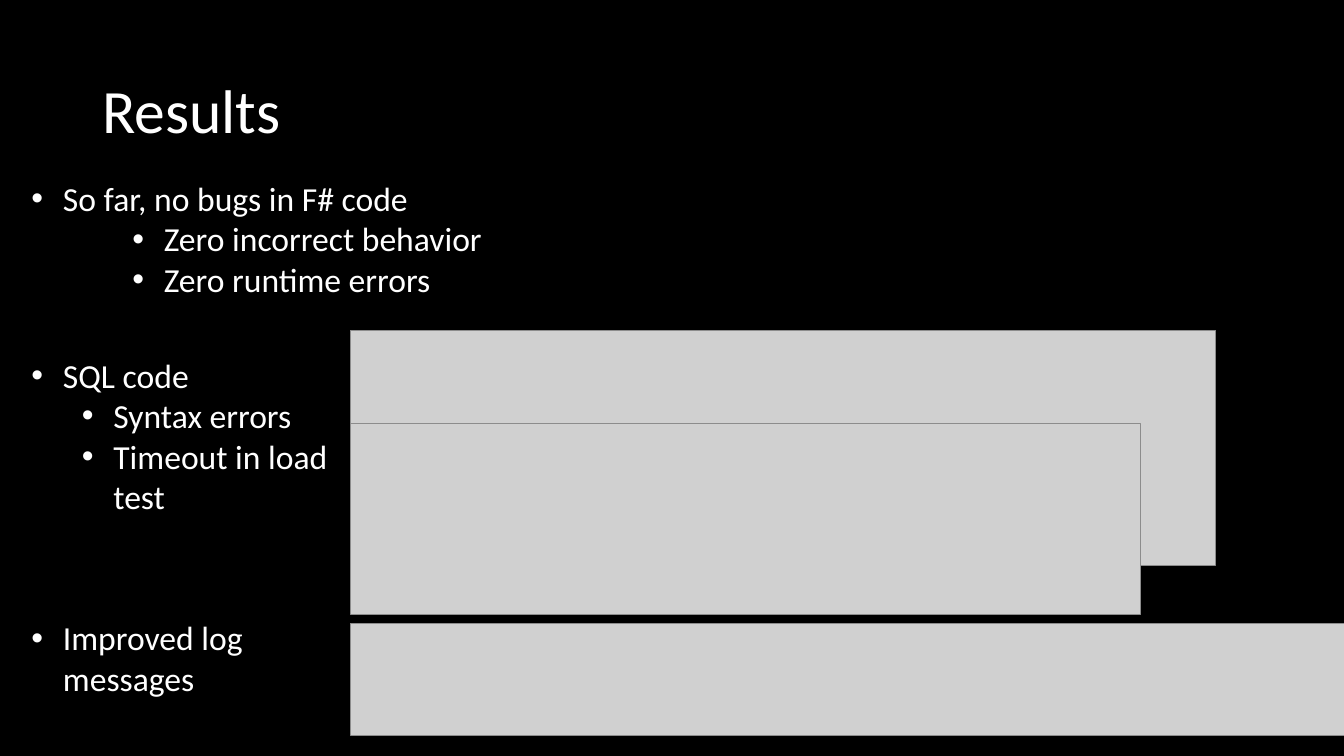
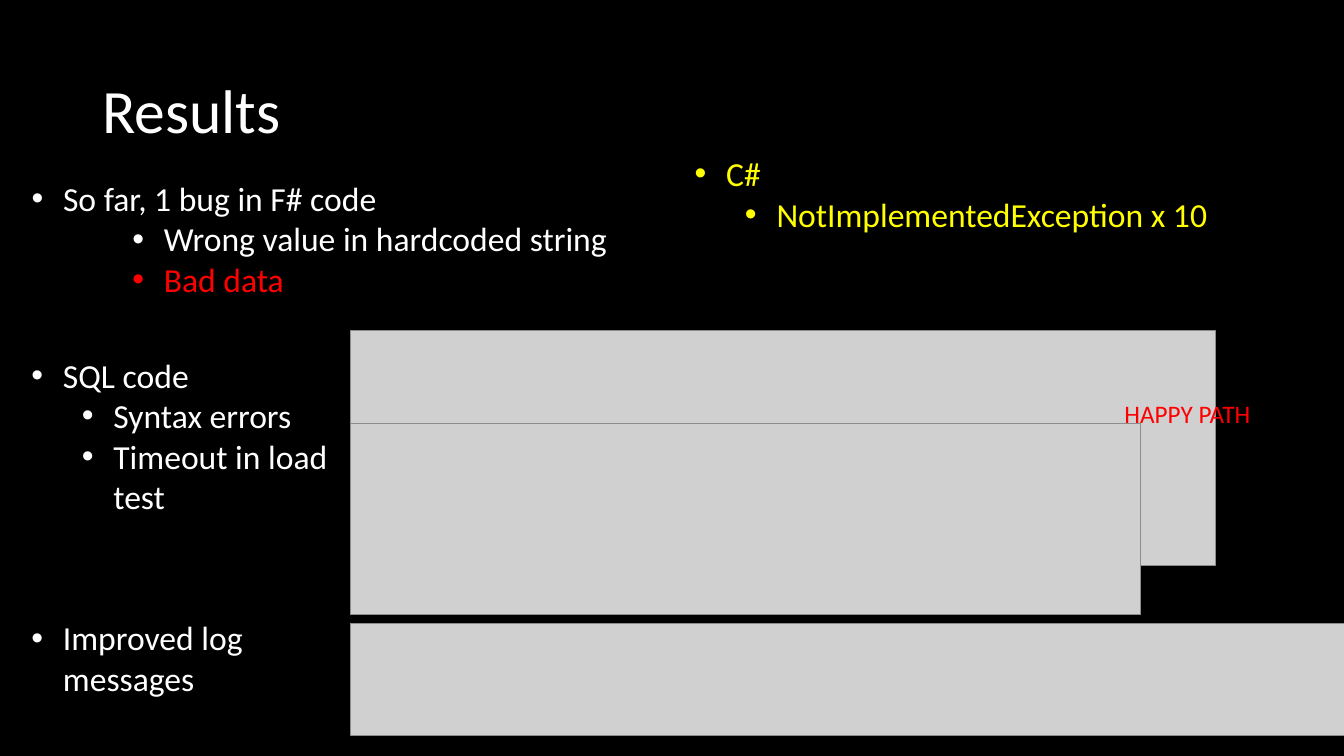
Before and after one commit to jaydpather/FSharpETLDemo, a slide deck: slide 8 of presentations/FSharpETLDemo.pptx (slide 7 before the commit). Drawn at 1344x756 pixels with LibreOffice and Linux fonts; fonts in the diff are those of the drawing; grey boxes stand for pictures. Boxes give left, top, right and bottom in pixels: in the first picture for what was removed or moved away, otherwise in the second. Text is boxed around its words. In the diff, an @@ line names an element or a change of style, - is before the commit and + after.

```diff
--- a/presentations/FSharpETLDemo.pptx
+++ b/presentations/FSharpETLDemo.pptx
@@ text added at box(726, 163, 1207, 233), 24 pt, text #FFFF00 @@
+• C#
+  • NotImplementedException x 10
@@ text at box(63, 187, 607, 293): text changed @@
-• So far, no bugs in F# code
-    • Zero incorrect behavior
-    • Zero runtime errors
+• So far, 1 bug in F# code
+    • Wrong value in hardcoded string
+    • Bad data
@@ text added at box(1124, 403, 1251, 430), 18 pt, text #FF0000 @@
+HAPPY PATH
```
Also in this commit, not shown: 4 other slides changed, 3 slides added, 13 other files.
